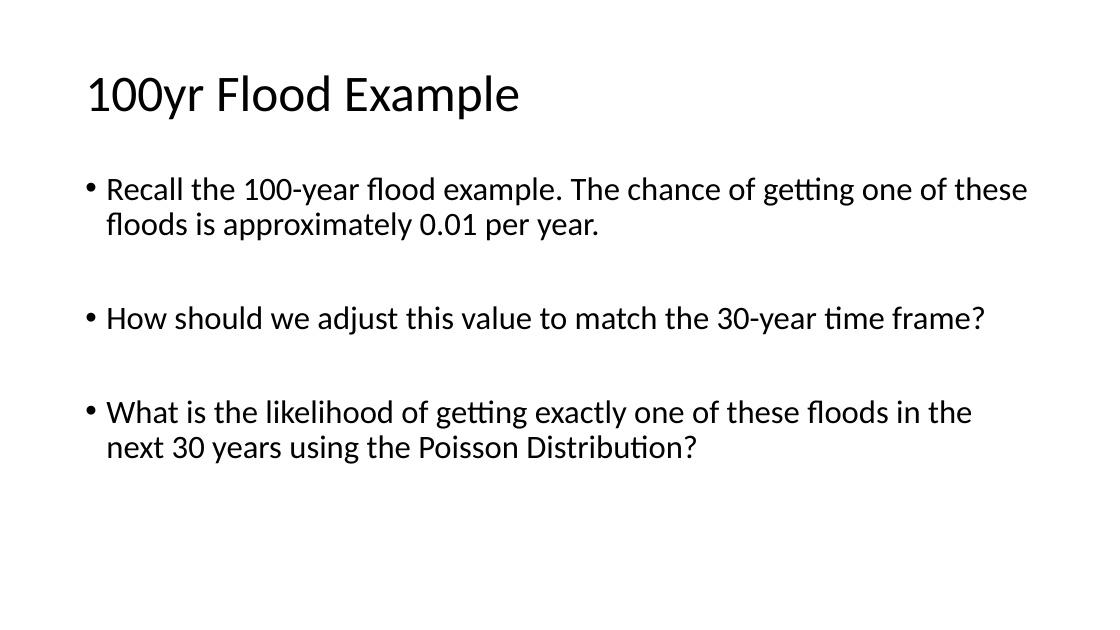
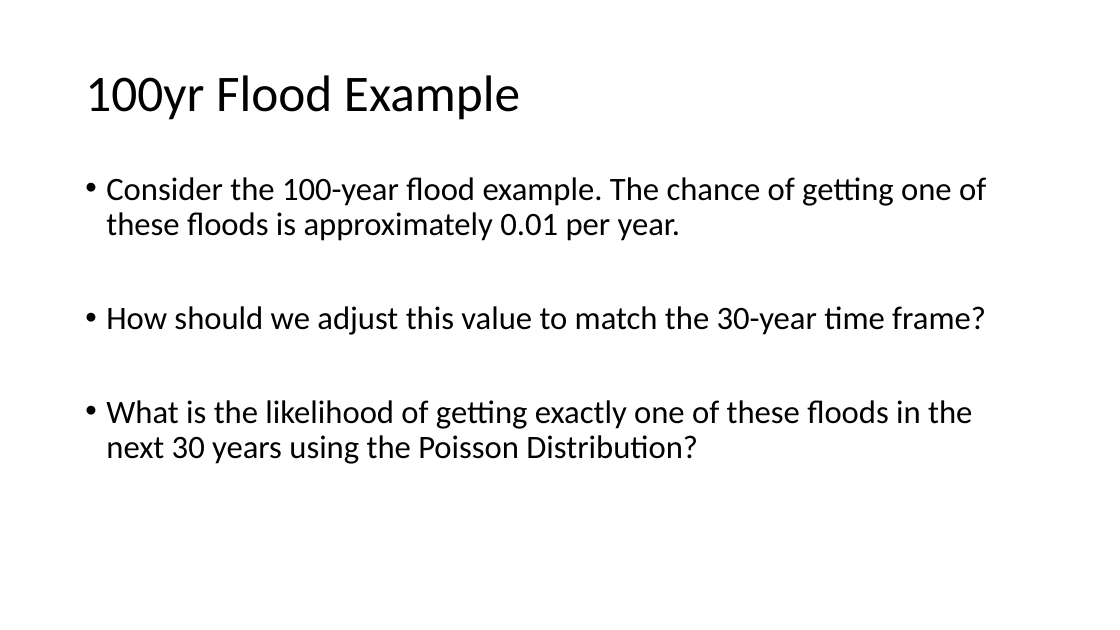
Before and after one commit to FlanFlanagan/misc_python, a slide deck: slide 23 of Distribution Examples.pptx. Drawn at 1120x630 pixels with LibreOffice and Linux fonts; fonts in the diff are those of the drawing. Boxes give left, top, right and bottom in pixels: in the first picture for what was removed or moved away, otherwise in the second. Text is boxed around its words. In the diff, an @@ line names an element or a change of style, - is before the commit and + after.

```diff
--- a/Distribution Examples.pptx
+++ b/Distribution Examples.pptx
@@ text at <box>106,177,986,241</box>: text changed @@
-• Recall the 100-year flood example. The chance of getting one of these floods is approximately 0.01 per year.
+• Consider the 100-year flood example. The chance of getting one of these floods is approximately 0.01 per year.
```
Also in this commit, not shown: 5 other slides changed, 2 slides added, 11 other files.
